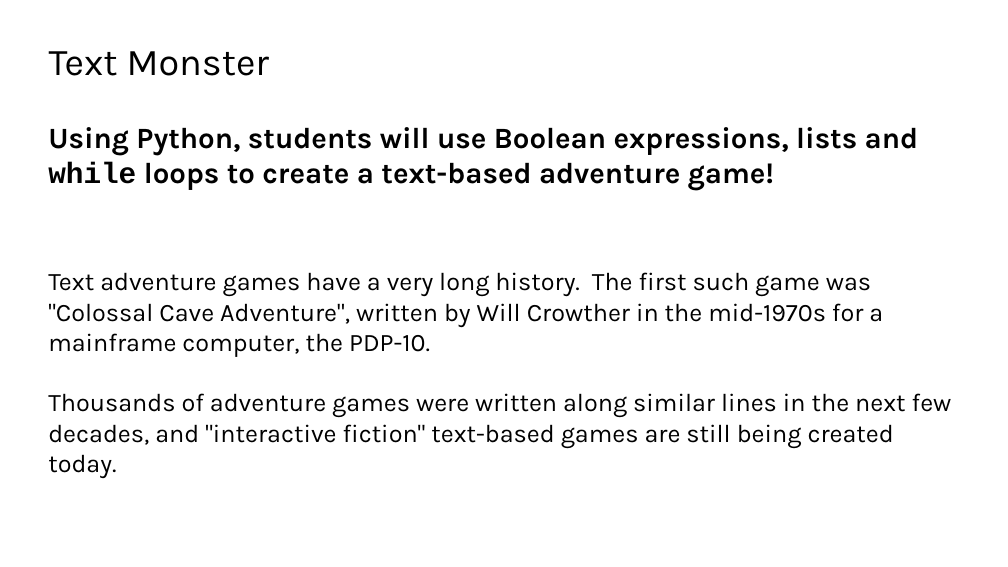
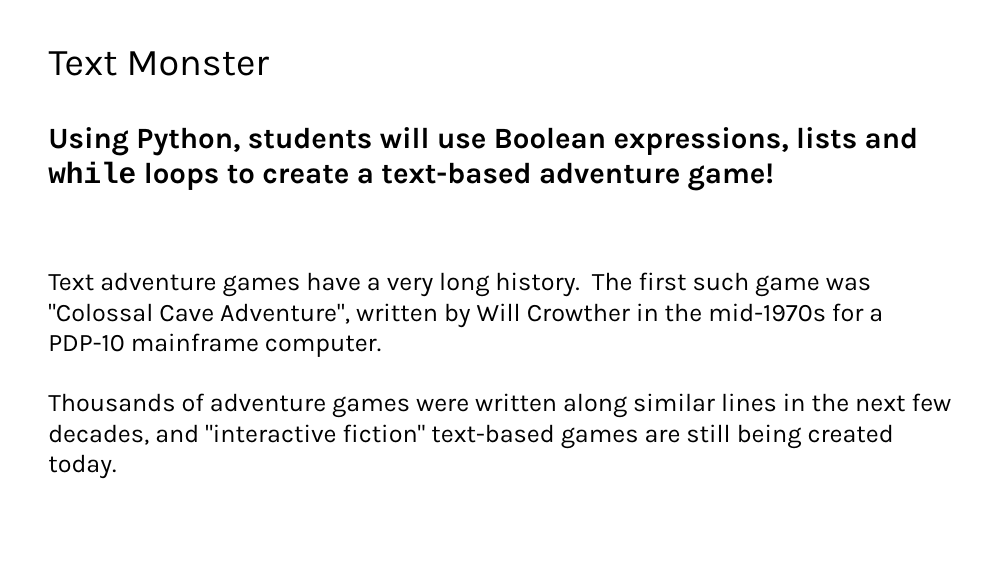
Before and after one commit to TEALSK12/2nd-semester-introduction-to-computer-science, a slide deck: slide 2 of docs/units/2_unit/slidedecks/Intro Python 2.07 TEALS.pptx. Drawn at 1008x567 pixels with LibreOffice and Linux fonts; fonts in the diff are those of the drawing; background and template pictures are left out. Boxes give left, top, right and bottom in pixels: in the first picture for what was removed or moved away, otherwise in the second. Text is boxed around its words. In the diff, an @@ line names an element or a change of style, - is before the commit and + after.

```diff
--- a/docs/units/2_unit/slidedecks/Intro Python 2.07 TEALS.pptx
+++ b/docs/units/2_unit/slidedecks/Intro Python 2.07 TEALS.pptx
@@ text at (x1=48, y1=272, x2=883, y2=357): text changed @@
-Text adventure games have a very long history. The first such game was "Colossal Cave Adventure", written by Will Crowther in the mid-1970s for a mainframe computer, the PDP-10.
+Text adventure games have a very long history. The first such game was "Colossal Cave Adventure", written by Will Crowther in the mid-1970s for a PDP-10 mainframe computer.
```
Also in this commit, not shown: 7 other slides changed, 42 other files.
